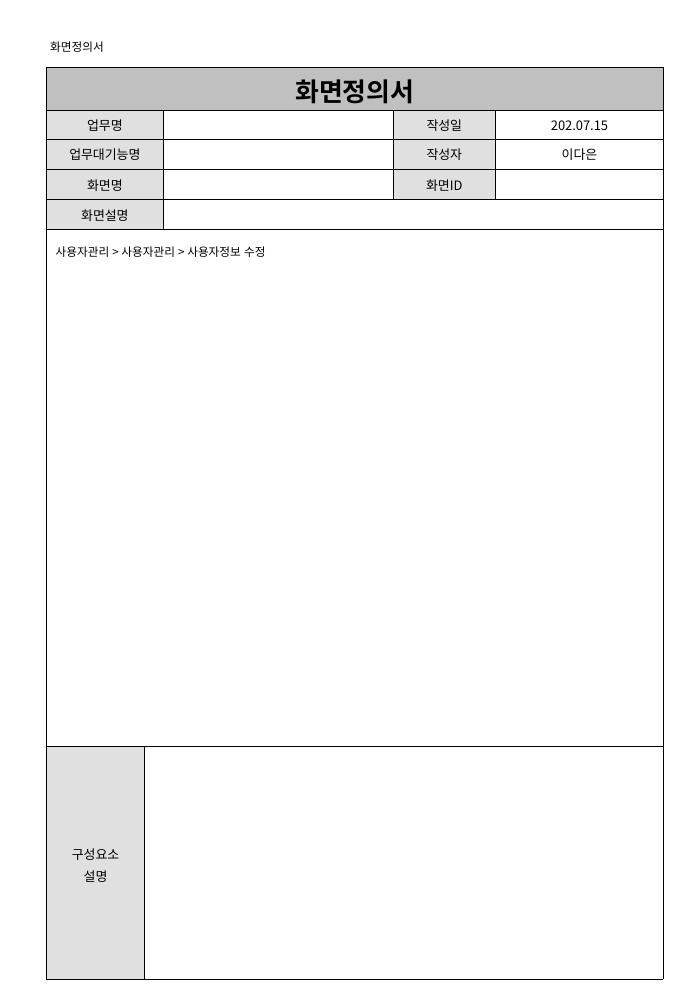
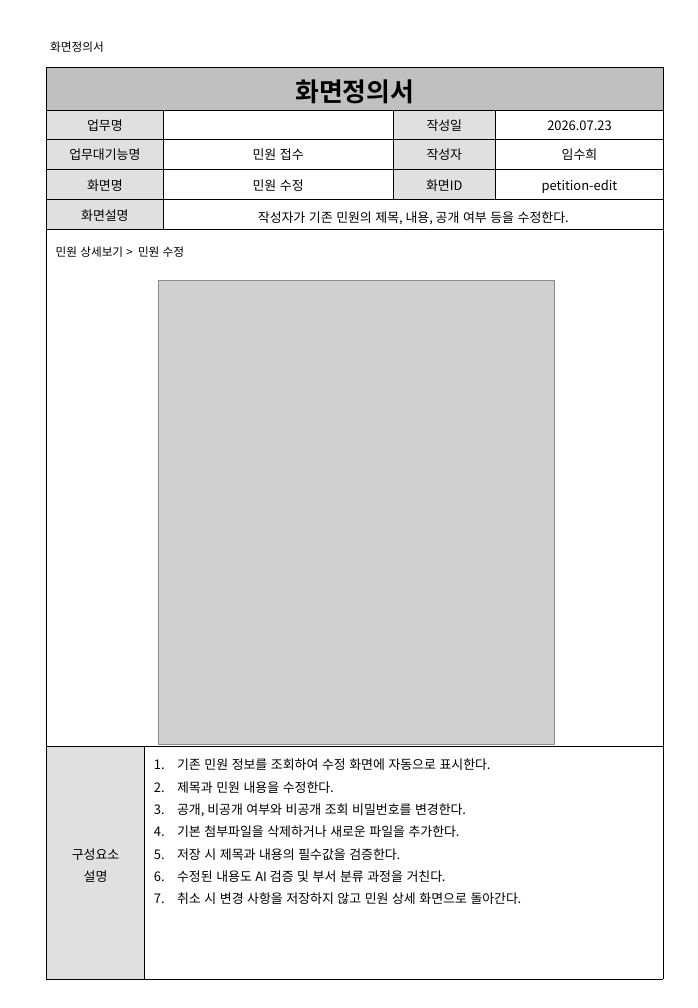
Before and after one commit to shintra0070-commits/PROJECT, a slide deck: slide 7 of 민원 업무 자동화 플랫폼/PROJECT/산출물/03_화면정의서.ppt (slide 20 before the commit). Drawn at 698x1008 pixels with LibreOffice and Linux fonts; fonts in the diff are those of the drawing; grey boxes stand for pictures. Boxes give left, top, right and bottom in pixels: in the first picture for what was removed or moved away, otherwise in the second. Text is boxed around its words. In the diff, an @@ line names an element or a change of style, - is before the commit and + after.

Commit message:
민원 업무 자동화 플랫폼

```diff
--- a/민원 업무 자동화 플랫폼/PROJECT/산출물/03_화면정의서.ppt
+++ b/민원 업무 자동화 플랫폼/PROJECT/산출물/03_화면정의서.ppt
@@ table at bbox=[47, 67, 664, 979] @@
-row 2, column 5: 202.07.15
+row 2, column 5: 2026.07.23
-row 3, column 3: 
+row 3, column 3: 민원 접수
-row 3, column 5: 이다은
+row 3, column 5: 임수희
-row 4, column 3: 
+row 4, column 3: 민원 수정
-row 4, column 5: 
+row 4, column 5: petition-edit
-row 5, column 3: 
+row 5, column 3: 작성자가 기존 민원의 제목, 내용, 공개 여부 등을 수정한다.
-row 7, column 2: 
+row 7, column 2: 기존 민원 정보를 조회하여 수정 화면에 자동으로 표시한다. / 제목과 민원 내용을 수정한다. / 공개, 비공개 여부와 비공개 조회 비밀번호를 변경한다. / 기본 첨부파일을 삭제하거나 새로운 파일을 추가한다. / 저장 시 제목과 내용의 필수값을 검증한다. / 수정된 내용도 AI 검증 및 부서 분류 과정을 거친다. / 취소 시 변경 사항을 저장하지 않고 민원 상세 화면으로 돌아간다.
@@ text at bbox=[56, 246, 184, 257]: text changed @@
-사용자관리 > 사용자관리 > 사용자정보 수정
+민원 상세보기 > 민원 수정
@@ picture added at bbox=[158, 281, 554, 745] @@
```
Also in this commit, not shown: 17 other slides changed, 2 slides added, 7 slides removed.
